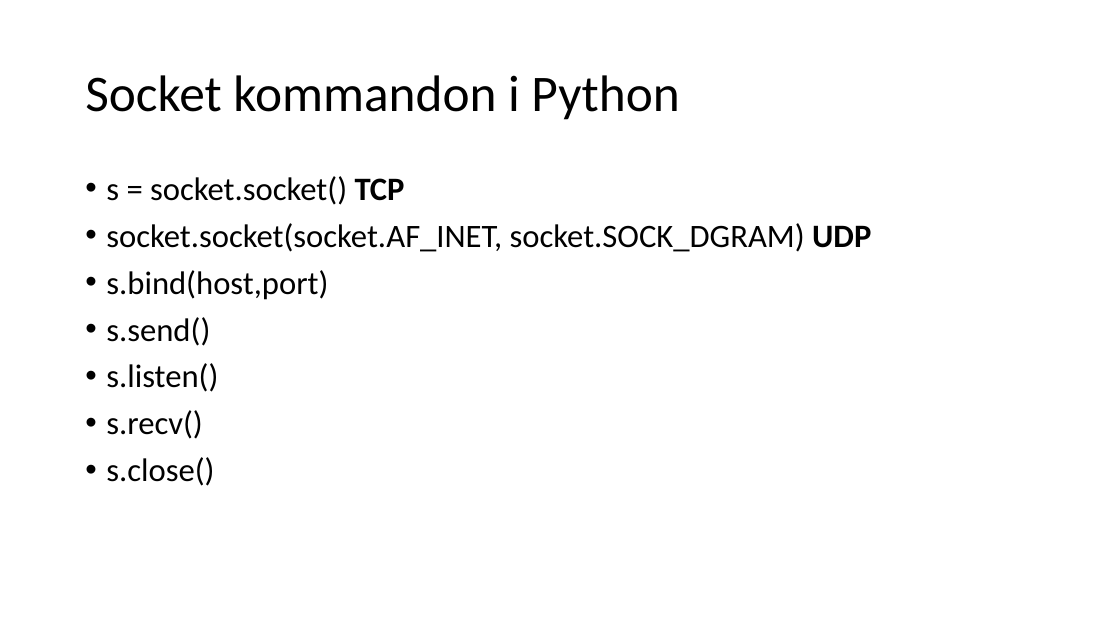
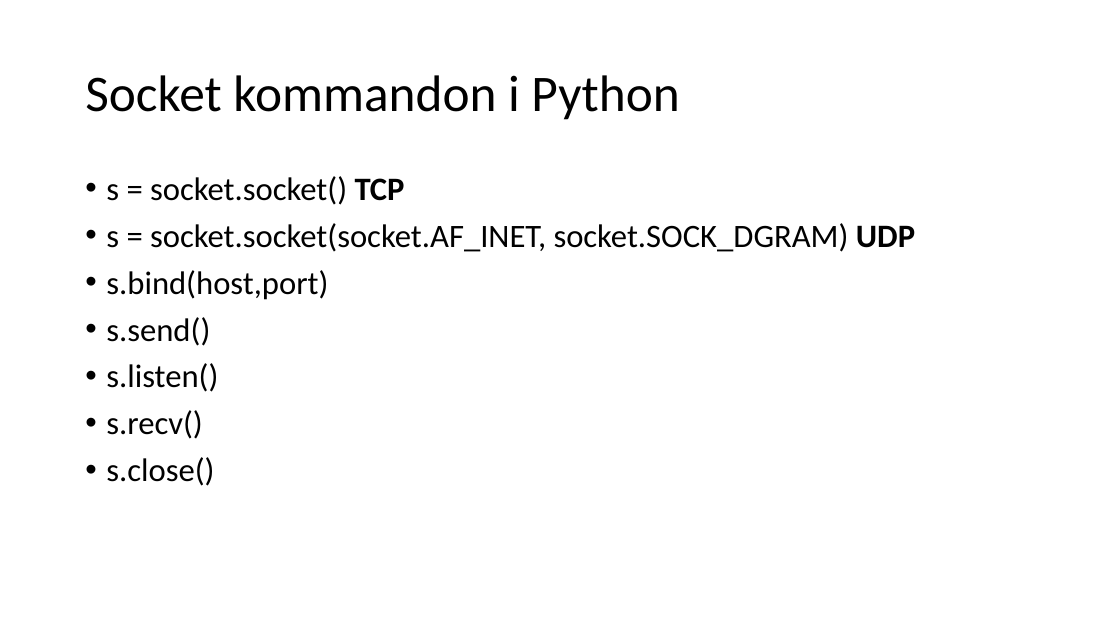
Before and after one commit to noor-latif/IOT2020, a slide deck: slide 7 of Industriell IT och kommunikation/Presentationer/Sockets.pptx. Drawn at 1120x630 pixels with LibreOffice and Linux fonts; fonts in the diff are those of the drawing. Boxes give left, top, right and bottom in pixels: in the first picture for what was removed or moved away, otherwise in the second. Text is boxed around its words. In the diff, an @@ line names an element or a change of style, - is before the commit and + after.

```diff
--- a/Industriell IT och kommunikation/Presentationer/Sockets.pptx
+++ b/Industriell IT och kommunikation/Presentationer/Sockets.pptx
@@ text at <box>106,223,915,252</box>: text changed @@
-• socket.socket(socket.AF_INET, socket.SOCK_DGRAM) UDP
+• s = socket.socket(socket.AF_INET, socket.SOCK_DGRAM) UDP
```
Also in this commit, not shown: 2 other files.
